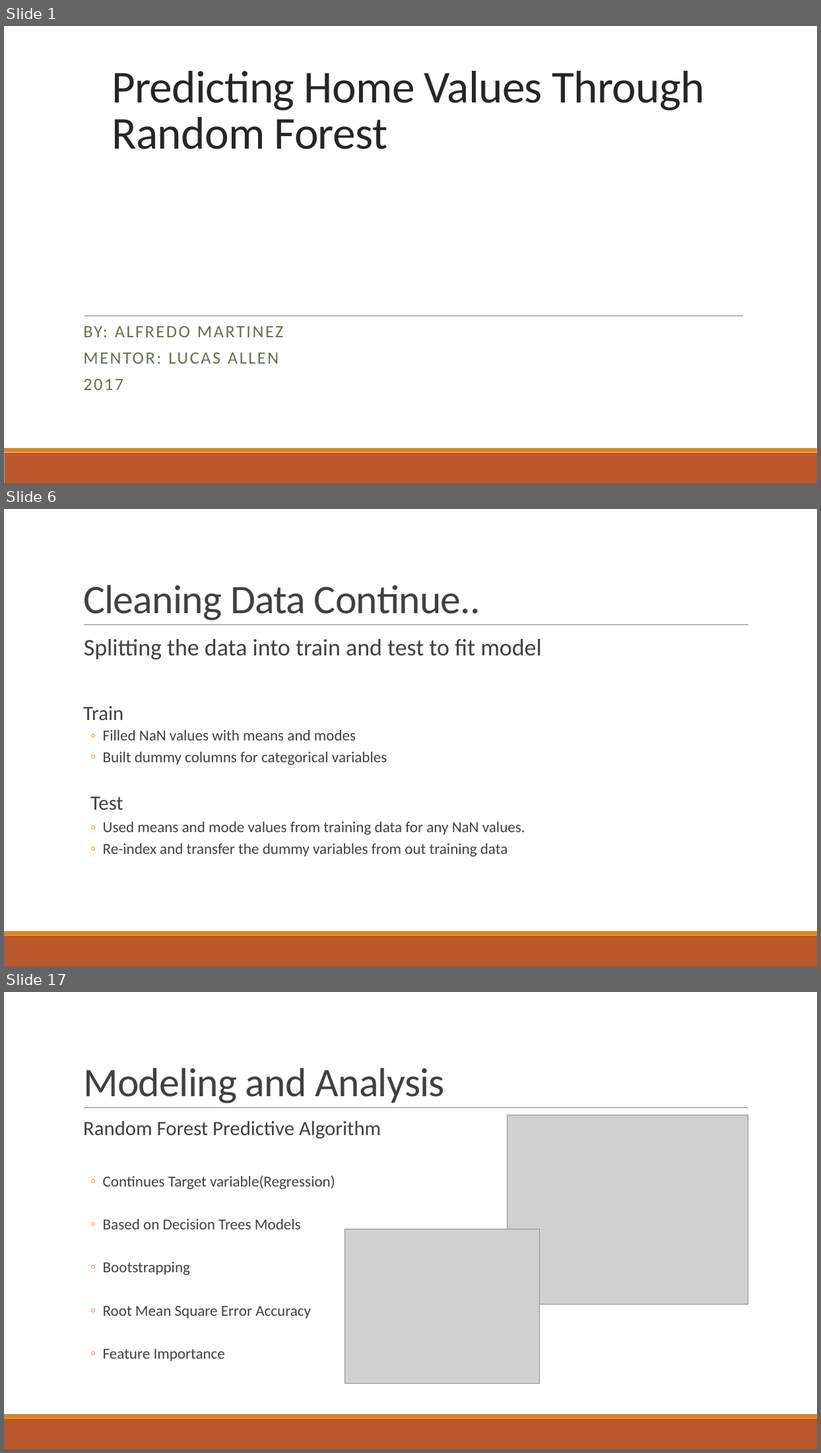
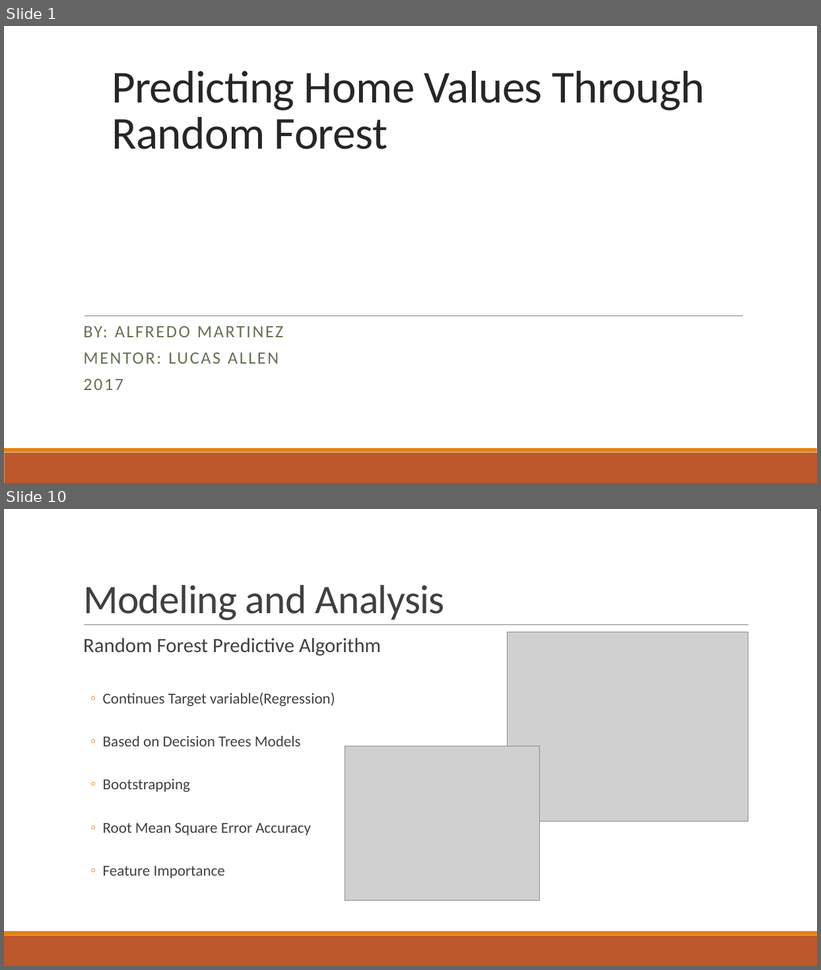
Before and after one commit to AlfredMtz/Springboard, a slide deck: Ames_project/Slide_deck.pptx. Shown one above the other, each under a label of ours: slides 1, 6 and 17 before the commit, slides 1 and 10 after it; the slides between them are not shown. The pictures are 821x1453 and 821x970 pixels, drawn with LibreOffice and Linux fonts; fonts in the diff are those of the drawing; grey boxes stand for pictures. Boxes give left, top, right and bottom in pixels: in the first picture for what was removed or moved away, otherwise in the second. Text is boxed around its words. In the diff, an @@ line names an element or a change of style, - is before the commit and + after.

```diff
--- a/Ames_project/Slide_deck.pptx
+++ b/Ames_project/Slide_deck.pptx
@@ slide 6 removed at (4, 509, 817, 966), background #FFFFFF; not listed: 3 template elements that a slide beside it also shows @@
@@ title removed at (83, 585, 481, 621) @@
-Cleaning Data Continue..
@@ text removed at (83, 639, 542, 857) @@
-  Splitting the data into train and test to fit model
-  Train
-  ◦ Filled NaN values with means and modes
-  ◦ Built dummy columns for categorical variables
-  Test
-  ◦ Used means and mode values from training data for any NaN values.
-  ◦ Re-index and transfer the dummy variables from out training data
@@ what was slide 17 is now slide 10 @@
```
Also in this commit, not shown: 5 slides changed, 7 slides added, 13 other slides removed.
